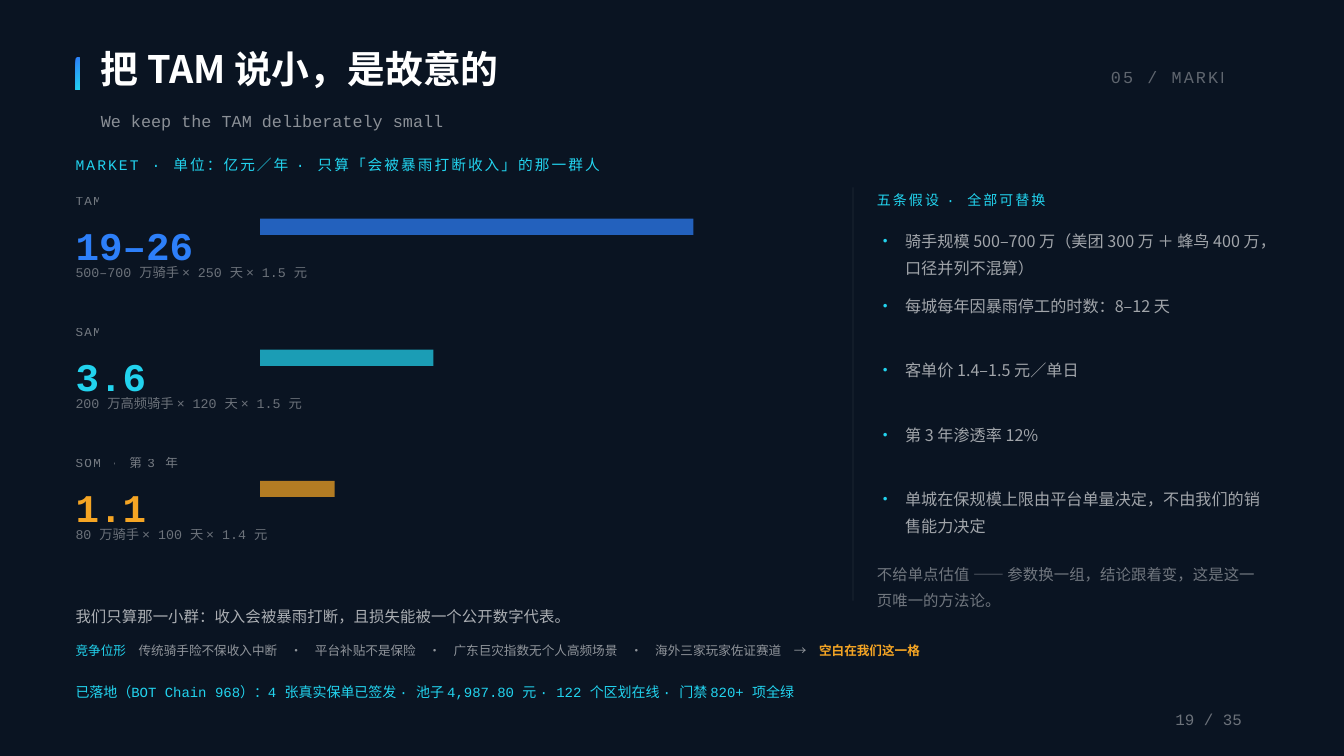
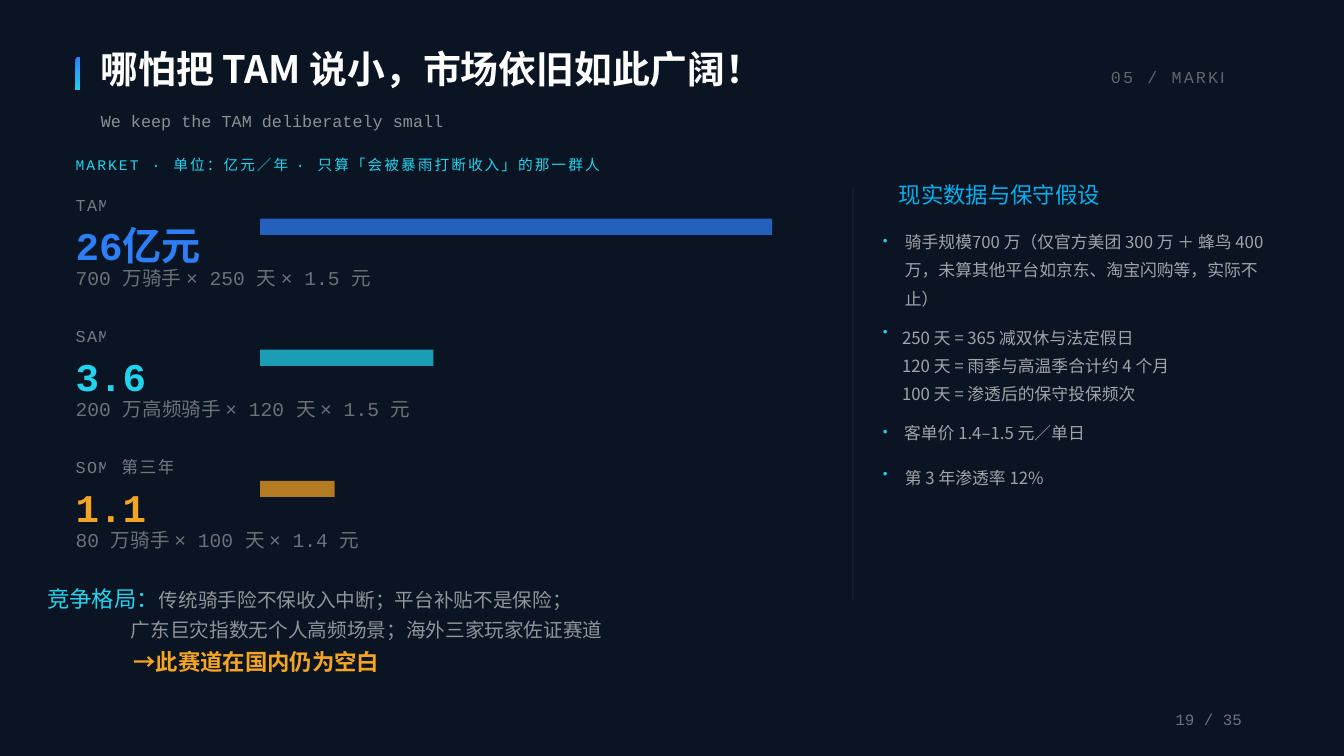
Before and after one commit to BruceLeezh/rainproof-pro, a slide deck: slide 16 of 01-参赛材料/交付物/PPT/雨证-路演PPT-答辩版-2026-11-14.pptx (slide 19 before the commit). Drawn at 1344x756 pixels with LibreOffice and Linux fonts; fonts in the diff are those of the drawing. Boxes give left, top, right and bottom in pixels: in the first picture for what was removed or moved away, otherwise in the second. Text is boxed around its words. In the diff, an @@ line names an element or a change of style, - is before the commit and + after.

```diff
--- a/01-参赛材料/交付物/PPT/雨证-路演PPT-答辩版-2026-11-14.pptx
+++ b/01-参赛材料/交付物/PPT/雨证-路演PPT-答辩版-2026-11-14.pptx
@@ text at box(101, 50, 764, 88): text changed @@
-把 TAM 说小，是故意的
+哪怕把 TAM 说小，市场依旧如此广阔！
@@ text "TAM" at box(76, 200, 109, 211): size 9 to 12 pt @@
@@ text removed at box(877, 193, 1045, 206) @@
-五条假设 · 全部可替换
@@ text added at box(899, 184, 1100, 205), 16 pt, text #00B0F0 @@
+现实数据与保守假设
@@ text at box(76, 232, 201, 271): text changed @@
-19–26
+26亿元
@@ rectangle: place and size @@
-rectangle at box(260, 219, 694, 235)
+rectangle at box(260, 219, 772, 235)
@@ text at box(905, 234, 1263, 278): text changed; size 11.5 to 12 pt @@
-骑手规模 500–700 万（美团 300 万 ＋ 蜂鸟 400 万，口径并列不混算）
+骑手规模700 万（仅官方美团 300 万 ＋ 蜂鸟 400 万，未算其他平台如京东、淘宝闪购等，实际不止）
@@ text at box(76, 269, 372, 287): text changed; size 9.5 to 14 pt @@
-500–700 万骑手 × 250 天 × 1.5 元
+700 万骑手 × 250 天 × 1.5 元
@@ text removed at box(905, 298, 1170, 314) @@
-每城每年因暴雨停工的时数：8–12 天
@@ text "SAM" at box(76, 331, 109, 342): size 9 to 12 pt @@
@@ text "·": place and size @@
-text "·" at box(877, 290, 897, 313)
+text "·" at box(877, 317, 897, 339)
@@ text added at box(902, 330, 1170, 402), 12 pt, text #FFFFFF at 62% opacity @@
+250 天 = 365 减双休与法定假日
+120 天 = 雨季与高温季合计约 4 个月
+100 天 = 渗透后的保守投保频次
@@ text "200 万高频骑手 × 120 天 ..." at box(76, 400, 411, 418): size 9.5 to 14 pt @@
@@ text "·": place and size @@
-text "·" at box(877, 355, 897, 377)
+text "·" at box(877, 416, 897, 439)
@@ text "客单价 1.4–1.5 元／单日" at box(904, 425, 1085, 441): size 11.5 to 12 pt @@
@@ text "客单价 1.4–1.5 元／单日": place and size @@
-text "客单价 1.4–1.5 元／单日" at box(905, 362, 1078, 378)
+text "客单价 1.4–1.5 元／单日" at box(904, 425, 1085, 441)
@@ text at box(76, 459, 174, 474): text changed; size 9 to 12 pt @@
-SOM · 第 3 年
+SOM 第三年
@@ text "·": place and size @@
-text "·" at box(877, 419, 897, 442)
+text "·" at box(877, 459, 897, 481)
@@ text "第 3 年渗透率 12%": place and size @@
-text "第 3 年渗透率 12%" at box(905, 427, 1039, 442)
+text "第 3 年渗透率 12%" at box(905, 470, 1044, 486)
@@ text "第 3 年渗透率 12%" at box(905, 470, 1044, 486): size 11.5 to 12 pt @@
@@ text removed at box(877, 484, 897, 506) @@
-·
@@ text removed at box(905, 491, 1260, 534) @@
-单城在保规模上限由平台单量决定，不由我们的销售能力决定
@@ text "80 万骑手 × 100 天 ..." at box(76, 531, 360, 549): size 9.5 to 14 pt @@
@@ text removed at box(877, 567, 1254, 607) @@
-不给单点估值 —— 参数换一组，结论跟着变，这是这一页唯一的方法论。
@@ text at box(47, 588, 603, 672): text changed; size 9 to 14 pt @@
-竞争位形 传统骑手险不保收入中断 · 平台补贴不是保险 · 广东巨灾指数无个人高频场景 · 海外三家玩家佐证赛道 → 空白在我们这一格
+竞争格局：传统骑手险不保收入中断；平台补贴不是保险；
+广东巨灾指数无个人高频场景；海外三家玩家佐证赛道
+→此赛道在国内仍为空白
@@ text removed at box(76, 609, 570, 624) @@
-我们只算那一小群：收入会被暴雨打断，且损失能被一个公开数字代表。
@@ text removed at box(76, 685, 794, 700) @@
-已落地（BOT Chain 968）：4 张真实保单已签发 · 池子 4,987.80 元 · 122 个区划在线 · 门禁 820+ 项全绿
```
Also in this commit, not shown: 14 other slides changed, 15 slides removed, 2 other files.
